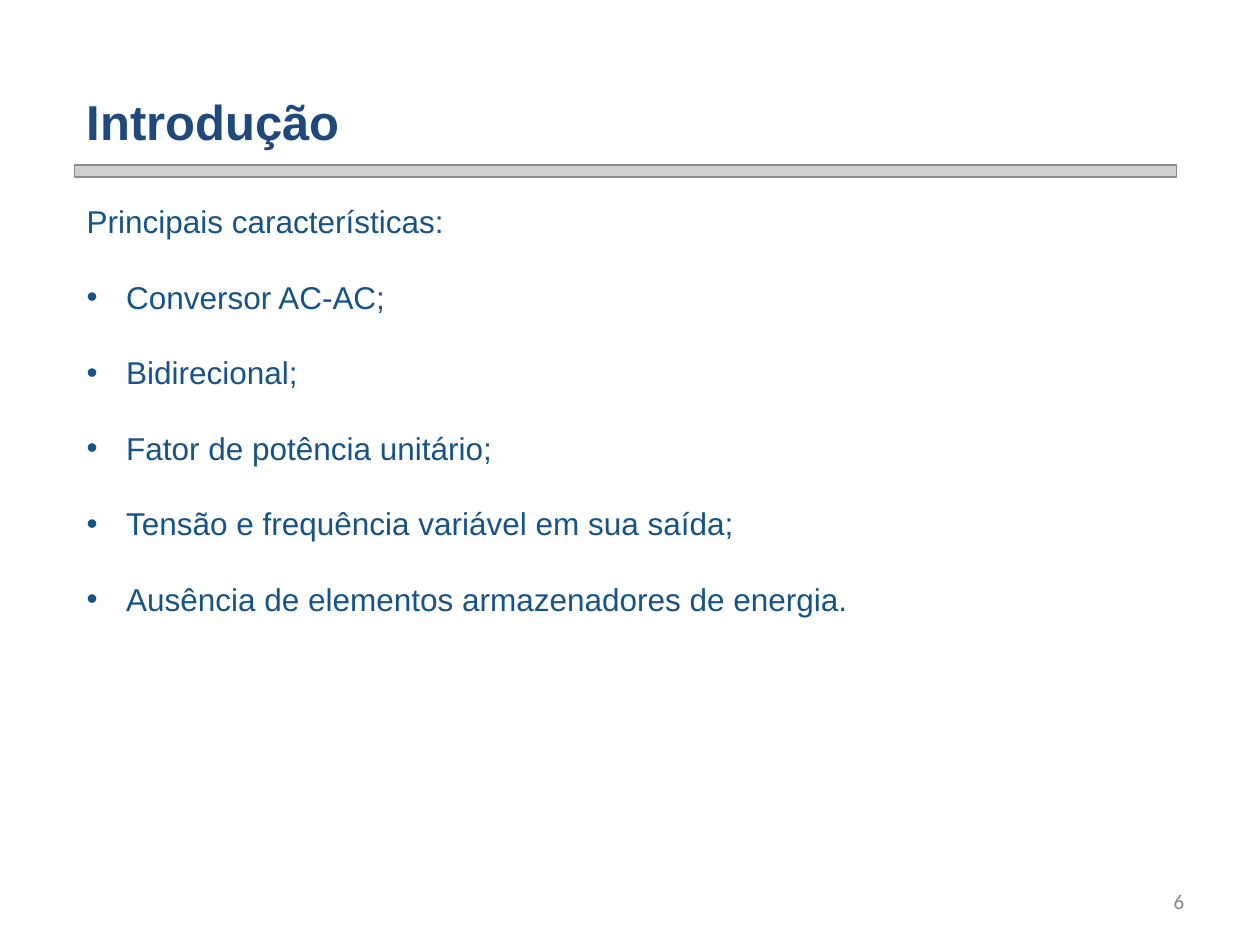
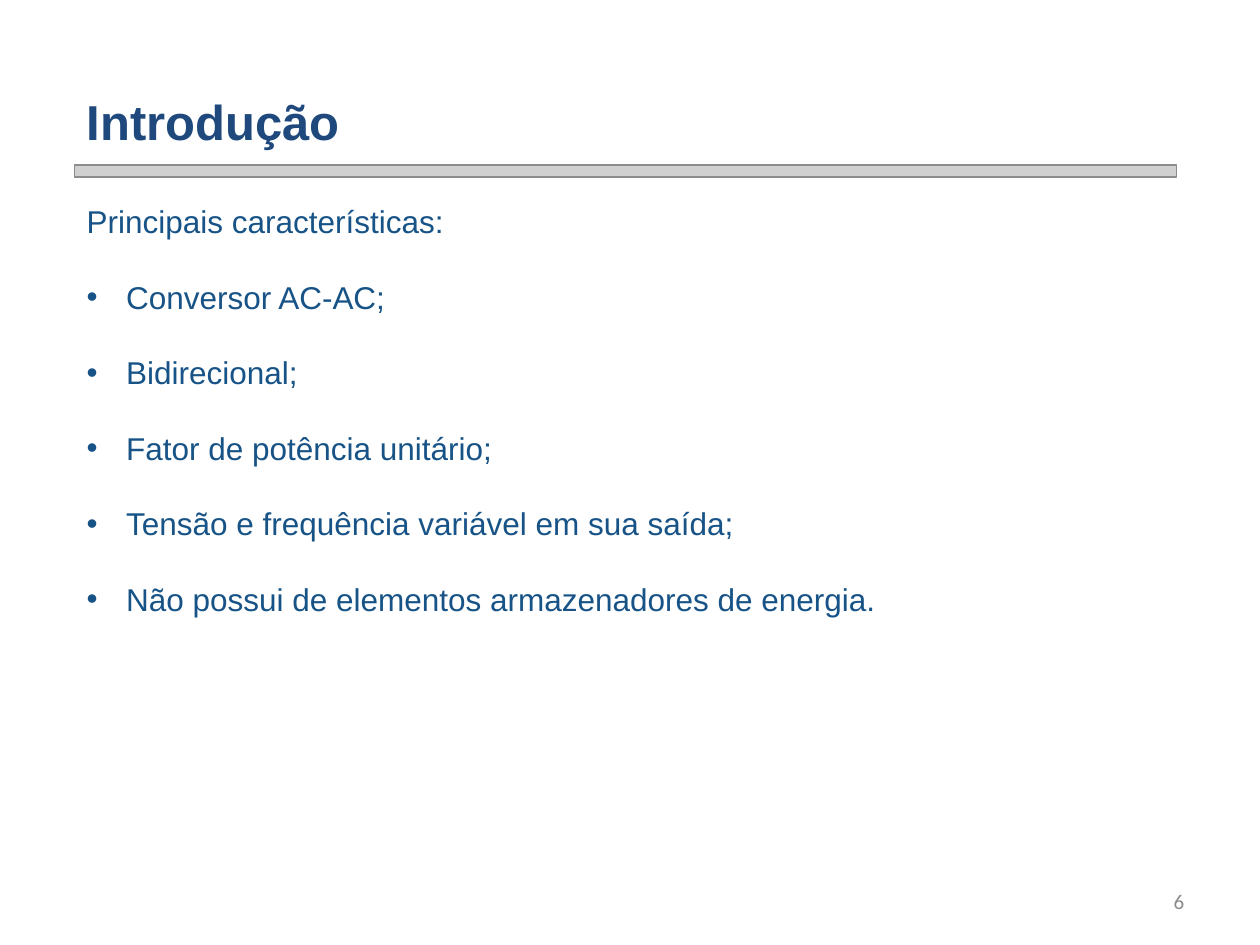
Before and after one commit to smarley2/ED1, a slide deck: slide 6 of Apresentação ED - Análise de perdas em conversor matricial - Fábio Posser.pptx. Drawn at 1260x945 pixels with LibreOffice and Linux fonts; fonts in the diff are those of the drawing; grey boxes stand for pictures; background and template pictures are left out. Boxes give left, top, right and bottom in pixels: in the first picture for what was removed or moved away, otherwise in the second. Text is boxed around its words. In the diff, an @@ line names an element or a change of style, - is before the commit and + after.

```diff
--- a/Apresentação ED - Análise de perdas em conversor matricial - Fábio Posser.pptx
+++ b/Apresentação ED - Análise de perdas em conversor matricial - Fábio Posser.pptx
@@ text at <box>126,588,875,617</box>: text changed @@
-  • Ausência de elementos armazenadores de energia.
+  • Não possui de elementos armazenadores de energia.
```
Also in this commit, not shown: 7 other slides changed, 11 slides added, 2 slides removed, 1 other file.
